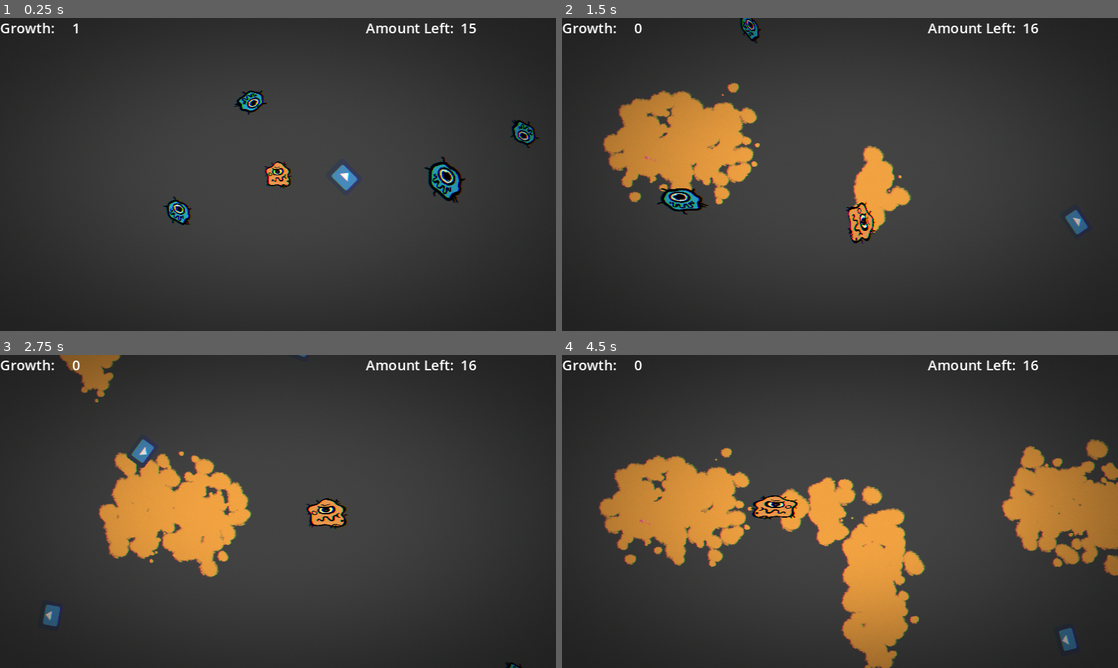
Above: before the commit, frames 1-4 (two rows, left to right).
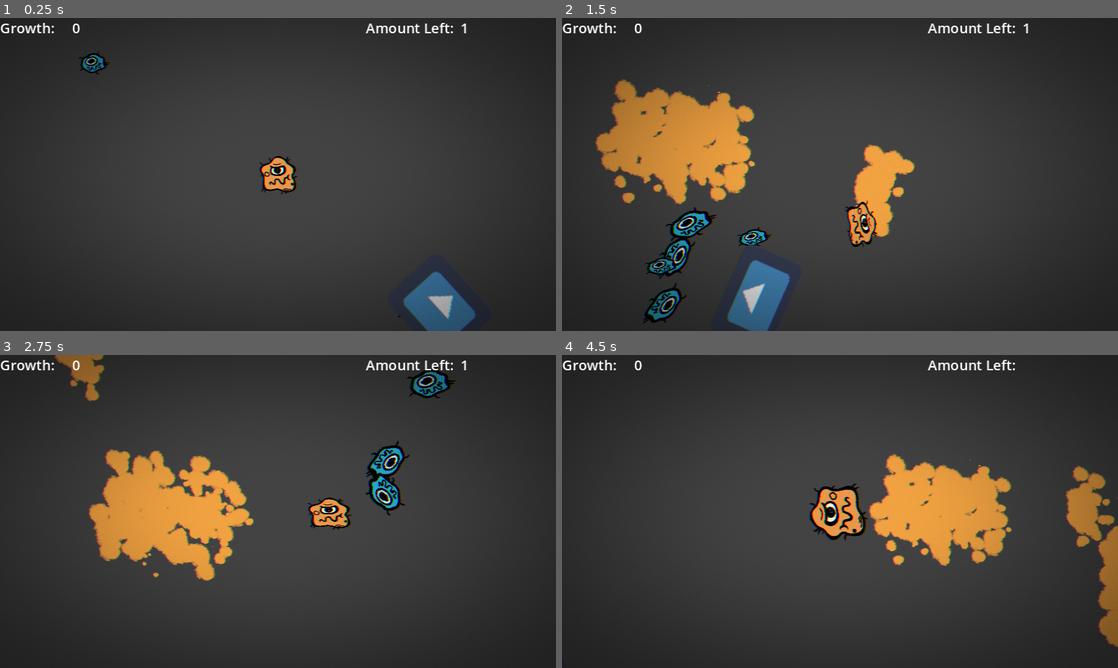
Above: after the commit, the same moments.

Repository: AlexPham0209/DishOut
Game: Godot game, scene res://src/Scenes/Levels/Level1.tscn
Two runs of this game, one before a commit and one after it. Both use one fixed random seed, a clock stepped at 60 frames per second and the inputs below. The project has no main scene, so this scene is started directly. The engine's default icon, where the game draws it, is replaced by a stand-in: a white triangle on a blue panel in a dark square.
Inputs:
- Up to frame 1 (0.25 s): no input
- Up to frame 2 (1.5 s): tap Enter at 0.5 s; hold D (Right) 0.53-1.28 s; tap Space (Interact) at 0.6, 1.35 s; hold S (Down) from 1.28 s (still down)
- Up to frame 3 (2.75 s): release S (Down) at 2.03 s; hold D (Right) from 2.03 s (still down); tap Space (Interact) at 2.1 s
- Up to frame 4 (4.5 s): release D (Right) at 2.78 s; hold W (Up) 2.78-3.53 s; tap Space (Interact) at 2.85, 3.6, 4.35 s; hold A (Left) from 3.53 s (still down)

The runs differ from the first frame. In frame 1, 4.2% of the frame differs, in the area x 13-98%, y 1-100%; in frame 2, 8.4%; in frame 3, 6.2%; in frame 4, 25%, in the area x 6-100%, y 1-100%.

Commit message:
Got basic gameplay loop working

Diff:
--- a/src/Scenes/Enemy/Chaser.tscn
+++ b/src/Scenes/Enemy/Chaser.tscn
@@ -25,7 +25,7 @@
 
 [node name="Attacking" parent="States" index="2" node_paths=PackedStringArray("sprite") instance=ExtResource("3_tb2ki")]
 script = ExtResource("4_mjn46")
-chase_speed = 125.0
+chase_speed = 300.0
 sprite = NodePath("../../Icon")
 
 [editable path="Sight"]
--- a/src/Scenes/Enemy/Grower.tscn
+++ b/src/Scenes/Enemy/Grower.tscn
@@ -6,6 +6,7 @@
 [node name="Grower" instance=ExtResource("1_enx3a")]
 
 [node name="GrowthTimer" parent="." index="4" instance=ExtResource("2_c71ae")]
+wait_time = 5.0
 one_shot = true
 autostart = true
 max_growth = 5
--- a/src/Scenes/Enemy/Splitter.tscn
+++ b/src/Scenes/Enemy/Splitter.tscn
@@ -1,20 +1,72 @@
-[gd_scene load_steps=5 format=3 uid="uid://uv30qc2qalff"]
+[gd_scene load_steps=15 format=3 uid="uid://uv30qc2qalff"]
 
-[ext_resource type="PackedScene" uid="uid://bqdpfstiq5rfb" path="res://src/Scenes/Enemy/Cell.tscn" id="1_wdi83"]
+[ext_resource type="Script" path="res://src/Scripts/Cells/Cell.gd" id="1_4cc73"]
 [ext_resource type="PackedScene" uid="uid://bg573txp5myv0" path="res://src/Scenes/Components/Sight.tscn" id="2_0njqb"]
+[ext_resource type="Texture2D" uid="uid://c8022nv1f3loo" path="res://icon.png" id="2_kpabg"]
 [ext_resource type="Script" path="res://src/Scripts/States/SplitState.gd" id="3_1lm38"]
+[ext_resource type="Script" path="res://src/Scripts/Components/Growth.gd" id="3_2uyyn"]
 [ext_resource type="PackedScene" uid="uid://dcwe2fhdssqod" path="res://src/Scenes/Enemy/Fleer.tscn" id="4_ermjx"]
+[ext_resource type="PackedScene" uid="uid://tv55ugnq6ijl" path="res://src/Scenes/Components/Invincibility.tscn" id="5_36g21"]
+[ext_resource type="Script" path="res://src/Scripts/States/FleeingState.gd" id="5_p07c6"]
+[ext_resource type="PackedScene" uid="uid://dsua2mr50l6wm" path="res://src/Scenes/Components/Hurtbox.tscn" id="6_turbx"]
+[ext_resource type="PackedScene" uid="uid://cd1ne1rmx77gt" path="res://src/Scenes/States/StateMachine.tscn" id="7_jn7cr"]
+[ext_resource type="Script" path="res://src/Scripts/States/StateMachine.gd" id="8_imgqp"]
+[ext_resource type="PackedScene" uid="uid://b2ks2vr8d0vqd" path="res://src/Scenes/States/State.tscn" id="9_ljqtn"]
+[ext_resource type="Script" path="res://src/Scripts/States/RoamingState.gd" id="10_h02to"]
 
-[node name="Splitter" instance=ExtResource("1_wdi83")]
+[sub_resource type="RectangleShape2D" id="RectangleShape2D_hlr45"]
+size = Vector2(32, 32)
+
+[node name="Splitter" type="CharacterBody2D"]
+collision_layer = 2
+collision_mask = 16
+script = ExtResource("1_4cc73")
+death_state = "Split"
 growth_rate = 0.05
 
-[node name="Sight" parent="." index="2" node_paths=PackedStringArray("entity", "state_machine") instance=ExtResource("2_0njqb")]
+[node name="Icon" type="Sprite2D" parent="."]
+position = Vector2(0, 1.43051e-06)
+scale = Vector2(0.5, 0.5)
+texture = ExtResource("2_kpabg")
+
+[node name="Growth" type="Node2D" parent="."]
+script = ExtResource("3_2uyyn")
+
+[node name="Sight" parent="." node_paths=PackedStringArray("entity", "state_machine") instance=ExtResource("2_0njqb")]
 entity = NodePath("..")
 state_machine = NodePath("../States")
-reaction_state = "Split"
+reaction_state = "Fleeing"
 
-[node name="Split" type="Node2D" parent="States" index="2"]
+[node name="Invincibility" parent="." instance=ExtResource("5_36g21")]
+
+[node name="Hurtbox" parent="." node_paths=PackedStringArray("growth", "invincibility") instance=ExtResource("6_turbx")]
+growth = NodePath("../Growth")
+invincibility = NodePath("../Invincibility")
+
+[node name="States" parent="." node_paths=PackedStringArray("entity") instance=ExtResource("7_jn7cr")]
+script = ExtResource("8_imgqp")
+initial_state = "Roaming"
+entity = NodePath("..")
+
+[node name="Roaming" parent="States" node_paths=PackedStringArray("sprite") instance=ExtResource("9_ljqtn")]
+script = ExtResource("10_h02to")
+sprite = NodePath("../../Icon")
+distance = 64
+tolerance = 0.5
+speed = 50.0
+
+[node name="Split" type="Node2D" parent="States"]
 script = ExtResource("3_1lm38")
-amount = 10
+amount = 4
 enemy = ExtResource("4_ermjx")
 distance = 32
+
+[node name="Fleeing" type="Node2D" parent="States" node_paths=PackedStringArray("sprite")]
+script = ExtResource("5_p07c6")
+sprite = NodePath("../../Icon")
+chase_speed = 150.0
+
+[node name="CollisionShape2D" type="CollisionShape2D" parent="."]
+shape = SubResource("RectangleShape2D_hlr45")
+
+[connection signal="take_damage" from="Hurtbox" to="." method="damage"]
--- a/src/Scenes/Levels/Level.tscn
+++ b/src/Scenes/Levels/Level.tscn
@@ -1,35 +1,11 @@
-[gd_scene load_steps=15 format=3 uid="uid://dvt6tmyt3u46e"]
+[gd_scene load_steps=9 format=3 uid="uid://dvt6tmyt3u46e"]
 
 [ext_resource type="Shader" path="res://src/Shaders/Vignette.gdshader" id="1_pwt6p"]
 [ext_resource type="Script" path="res://src/Scripts/Level.gd" id="1_r3wpv"]
-[ext_resource type="PackedScene" uid="uid://5iaqrrp5m1ar" path="res://src/Scenes/Enemy/Chaser.tscn" id="1_ry6n2"]
-[ext_resource type="Script" path="res://src/Scripts/LevelGeneration/SpawnData.gd" id="2_lhyli"]
 [ext_resource type="Shader" path="res://src/Shaders/ChromaticAberration.gdshader" id="2_xsx4r"]
-[ext_resource type="PackedScene" uid="uid://dcwe2fhdssqod" path="res://src/Scenes/Enemy/Fleer.tscn" id="3_xicmk"]
 [ext_resource type="Script" path="res://src/Scenes/UI/GrowthText.gd" id="5_r0xt8"]
 [ext_resource type="Script" path="res://src/Scenes/UI/GrowthLeft.gd" id="6_eg2vm"]
 [ext_resource type="PackedScene" uid="uid://c0utwiykrhy5g" path="res://src/Scenes/Amoeba.tscn" id="9_gyysq"]
-
-[sub_resource type="Resource" id="Resource_264hh"]
-script = ExtResource("2_lhyli")
-type = ExtResource("3_xicmk")
-amount = 15
-min_size = 0
-max_size = 5
-
-[sub_resource type="Resource" id="Resource_t5orb"]
-script = ExtResource("2_lhyli")
-type = ExtResource("1_ry6n2")
-amount = 10
-min_size = 10
-max_size = 30
-
-[sub_resource type="Resource" id="Resource_yhsp7"]
-script = ExtResource("2_lhyli")
-type = ExtResource("3_xicmk")
-amount = 15
-min_size = 5
-max_size = 10
 
 [sub_resource type="ShaderMaterial" id="ShaderMaterial_lhn4t"]
 shader = ExtResource("1_pwt6p")
@@ -48,7 +24,7 @@
 [node name="Level" type="Node2D"]
 script = ExtResource("1_r3wpv")
 amount_left = 15
-spawns = Array[ExtResource("2_lhyli")]([SubResource("Resource_264hh"), SubResource("Resource_t5orb"), SubResource("Resource_yhsp7")])
+margin = Vector2(20, 20)
 
 [node name="Enemies" type="Node2D" parent="."]
 
@@ -124,24 +100,58 @@
 [node name="Limits" type="Node2D" parent="."]
 
 [node name="TopLeft" type="Marker2D" parent="Limits"]
+gizmo_extents = 30.0
 
 [node name="BottomRight" type="Marker2D" parent="Limits"]
 position = Vector2(2048, 1024)
+gizmo_extents = 30.0
 
 [node name="Amoeba" parent="." instance=ExtResource("9_gyysq")]
-position = Vector2(123, 143)
+position = Vector2(974, 535)
+cam_growth_rate = 0.05
 
 [node name="Growth" parent="Amoeba" index="4"]
-value = 1
+value = 3
 
-[node name="Fleer" parent="." instance=ExtResource("3_xicmk")]
-position = Vector2(316, 143)
+[node name="SpawnPoints" type="Node2D" parent="."]
 
-[node name="Growth" parent="Fleer" index="1"]
-value = 1
+[node name="Marker2D" type="Marker2D" parent="SpawnPoints"]
+position = Vector2(233, 139)
+
+[node name="Marker2D2" type="Marker2D" parent="SpawnPoints"]
+position = Vector2(461, 471)
+
+[node name="Marker2D3" type="Marker2D" parent="SpawnPoints"]
+position = Vector2(203, 606)
+
+[node name="Marker2D4" type="Marker2D" parent="SpawnPoints"]
+position = Vector2(461, 763)
+
+[node name="Marker2D5" type="Marker2D" parent="SpawnPoints"]
+position = Vector2(1117, 900)
+
+[node name="Marker2D6" type="Marker2D" parent="SpawnPoints"]
+position = Vector2(1748, 851)
+
+[node name="Marker2D8" type="Marker2D" parent="SpawnPoints"]
+position = Vector2(1687, 166)
+
+[node name="Marker2D9" type="Marker2D" parent="SpawnPoints"]
+position = Vector2(2013, 413)
+
+[node name="Marker2D7" type="Marker2D" parent="SpawnPoints"]
+position = Vector2(1618, 535)
+
+[node name="Marker2D10" type="Marker2D" parent="SpawnPoints"]
+position = Vector2(819, 40)
+
+[node name="Marker2D11" type="Marker2D" parent="SpawnPoints"]
+position = Vector2(203, 900)
+
+[node name="AnimationPlayer" type="AnimationPlayer" parent="."]
+
+[connection signal="update_amount_left" from="." to="UI/GrowthLeft" method="change_text"]
 
 [editable path="Amoeba"]
 [editable path="Amoeba/Hurtbox"]
 [editable path="Amoeba/Abilities/BoostAbility"]
-[editable path="Fleer"]
-[editable path="Fleer/Sight"]
--- a/src/Scenes/Levels/Level1.tscn
+++ b/src/Scenes/Levels/Level1.tscn
@@ -1,8 +1,44 @@
-[gd_scene load_steps=2 format=3 uid="uid://8syuojrdilr3"]
+[gd_scene load_steps=8 format=3 uid="uid://8syuojrdilr3"]
 
 [ext_resource type="PackedScene" uid="uid://dvt6tmyt3u46e" path="res://src/Scenes/Levels/Level.tscn" id="1_fn4pg"]
+[ext_resource type="Script" path="res://src/Scripts/LevelGeneration/SpawnData.gd" id="2_wki27"]
+[ext_resource type="PackedScene" uid="uid://dcwe2fhdssqod" path="res://src/Scenes/Enemy/Fleer.tscn" id="3_owmdx"]
+[ext_resource type="PackedScene" uid="uid://5iaqrrp5m1ar" path="res://src/Scenes/Enemy/Chaser.tscn" id="4_mvqcm"]
+[ext_resource type="PackedScene" uid="uid://c8lqggvyggc5y" path="res://src/Scenes/Levels/Level2.tscn" id="5_vvvou"]
+
+[sub_resource type="Resource" id="Resource_0lobg"]
+script = ExtResource("2_wki27")
+type = ExtResource("3_owmdx")
+amount = 30
+min_size = 0
+max_size = 1
+
+[sub_resource type="Resource" id="Resource_pi8i7"]
+script = ExtResource("2_wki27")
+type = ExtResource("4_mvqcm")
+amount = 5
+min_size = 3
+max_size = 5
 
 [node name="Level1" instance=ExtResource("1_fn4pg")]
+amount_left = 1
+spawns = Array[ExtResource("2_wki27")]([SubResource("Resource_0lobg"), SubResource("Resource_pi8i7")])
+next_level = ExtResource("5_vvvou")
+
+[node name="Growth" parent="Amoeba" index="4"]
+value = 1
+
+[node name="Marker2D12" type="Marker2D" parent="SpawnPoints" index="4"]
+position = Vector2(594, 642)
+
+[node name="Marker2D14" type="Marker2D" parent="SpawnPoints" index="6"]
+position = Vector2(1143, 685)
+
+[node name="Marker2D15" type="Marker2D" parent="SpawnPoints" index="7"]
+position = Vector2(732, 391)
+
+[node name="Marker2D13" type="Marker2D" parent="SpawnPoints" index="13"]
+position = Vector2(1143, 239)
 
 [editable path="Amoeba"]
 [editable path="Amoeba/Hurtbox"]
--- /dev/null
+++ b/src/Scenes/Levels/Level2.tscn
@@ -0,0 +1,51 @@
+[gd_scene load_steps=11 format=3 uid="uid://c8lqggvyggc5y"]
+
+[ext_resource type="PackedScene" uid="uid://dvt6tmyt3u46e" path="res://src/Scenes/Levels/Level.tscn" id="1_2x1td"]
+[ext_resource type="Script" path="res://src/Scripts/LevelGeneration/SpawnData.gd" id="2_dbj24"]
+[ext_resource type="PackedScene" uid="uid://uv30qc2qalff" path="res://src/Scenes/Enemy/Splitter.tscn" id="3_x6mjk"]
+[ext_resource type="PackedScene" uid="uid://dcwe2fhdssqod" path="res://src/Scenes/Enemy/Fleer.tscn" id="4_d8kr7"]
+[ext_resource type="PackedScene" uid="uid://5iaqrrp5m1ar" path="res://src/Scenes/Enemy/Chaser.tscn" id="5_5ctfl"]
+
+[sub_resource type="Resource" id="Resource_w0j33"]
+script = ExtResource("2_dbj24")
+type = ExtResource("3_x6mjk")
+amount = 20
+min_size = 0
+max_size = 1
+
+[sub_resource type="Resource" id="Resource_v8fdn"]
+script = ExtResource("2_dbj24")
+type = ExtResource("4_d8kr7")
+amount = 10
+min_size = 4
+max_size = 8
+
+[sub_resource type="Resource" id="Resource_pgh2o"]
+script = ExtResource("2_dbj24")
+type = ExtResource("5_5ctfl")
+amount = 15
+min_size = 0
+max_size = 5
+
+[sub_resource type="Resource" id="Resource_6rxg6"]
+script = ExtResource("2_dbj24")
+type = ExtResource("5_5ctfl")
+amount = 10
+min_size = 5
+max_size = 10
+
+[sub_resource type="Resource" id="Resource_iri3h"]
+script = ExtResource("2_dbj24")
+type = ExtResource("3_x6mjk")
+amount = 10
+min_size = 5
+max_size = 10
+
+[node name="Level2" instance=ExtResource("1_2x1td")]
+amount_left = 50
+spawns = Array[ExtResource("2_dbj24")]([SubResource("Resource_w0j33"), SubResource("Resource_v8fdn"), SubResource("Resource_pgh2o"), SubResource("Resource_6rxg6"), SubResource("Resource_iri3h")])
+margin = Vector2(64, 64)
+
+[editable path="Amoeba"]
+[editable path="Amoeba/Hurtbox"]
+[editable path="Amoeba/Abilities/BoostAbility"]
--- /dev/null
+++ b/src/Scenes/Levels/Level3.tscn
@@ -0,0 +1,68 @@
+[gd_scene load_steps=13 format=3 uid="uid://7k5nu5ldurte"]
+
+[ext_resource type="PackedScene" uid="uid://dvt6tmyt3u46e" path="res://src/Scenes/Levels/Level.tscn" id="1_svtyb"]
+[ext_resource type="Script" path="res://src/Scripts/LevelGeneration/SpawnData.gd" id="2_8dhm1"]
+[ext_resource type="PackedScene" uid="uid://dcwe2fhdssqod" path="res://src/Scenes/Enemy/Fleer.tscn" id="3_j8cad"]
+[ext_resource type="PackedScene" uid="uid://5iaqrrp5m1ar" path="res://src/Scenes/Enemy/Chaser.tscn" id="4_5i42m"]
+[ext_resource type="PackedScene" uid="uid://uv30qc2qalff" path="res://src/Scenes/Enemy/Splitter.tscn" id="5_6au43"]
+[ext_resource type="PackedScene" uid="uid://svqfj24tt0ep" path="res://src/Scenes/Enemy/Grower.tscn" id="6_pm8vb"]
+
+[sub_resource type="Resource" id="Resource_5y733"]
+script = ExtResource("2_8dhm1")
+type = ExtResource("3_j8cad")
+amount = 15
+min_size = 0
+max_size = 3
+
+[sub_resource type="Resource" id="Resource_oj0x8"]
+script = ExtResource("2_8dhm1")
+type = ExtResource("3_j8cad")
+amount = 5
+min_size = 5
+max_size = 10
+
+[sub_resource type="Resource" id="Resource_8icig"]
+script = ExtResource("2_8dhm1")
+type = ExtResource("4_5i42m")
+amount = 5
+min_size = 5
+max_size = 7
+
+[sub_resource type="Resource" id="Resource_slqev"]
+script = ExtResource("2_8dhm1")
+type = ExtResource("4_5i42m")
+amount = 3
+min_size = 10
+max_size = 12
+
+[sub_resource type="Resource" id="Resource_3r3gf"]
+script = ExtResource("2_8dhm1")
+type = ExtResource("5_6au43")
+amount = 5
+min_size = 5
+max_size = 7
+
+[sub_resource type="Resource" id="Resource_aplfi"]
+script = ExtResource("2_8dhm1")
+type = ExtResource("6_pm8vb")
+amount = 10
+min_size = 0
+max_size = 0
+
+[node name="Level3" instance=ExtResource("1_svtyb")]
+amount_left = 35
+spawns = Array[ExtResource("2_8dhm1")]([SubResource("Resource_5y733"), SubResource("Resource_oj0x8"), SubResource("Resource_8icig"), SubResource("Resource_slqev"), SubResource("Resource_3r3gf"), SubResource("Resource_aplfi")])
+margin = Vector2(64, 64)
+
+[node name="Grower" parent="Enemies" index="0" instance=ExtResource("6_pm8vb")]
+position = Vector2(1226, 567)
+
+[node name="Growth" parent="Enemies/Grower" index="1"]
+value = 3
+
+[connection signal="grow" from="Enemies/Grower/GrowthTimer" to="Enemies/Grower" method="grow"]
+
+[editable path="Enemies/Grower"]
+[editable path="Amoeba"]
+[editable path="Amoeba/Hurtbox"]
+[editable path="Amoeba/Abilities/BoostAbility"]
--- a/src/Scenes/UI/GrowthLeft.gd
+++ b/src/Scenes/UI/GrowthLeft.gd
@@ -2,8 +2,6 @@
 
 @onready var score = $Score
 
-func _ready() -> void:
-	Global.grow.connect(change_text)
-
 func change_text(amount):
-	score.text = str(Global.amount_left - amount + 1)
+	if score != null:
+		score.text = str(amount)
--- a/src/Scenes/UI/GrowthText.gd
+++ b/src/Scenes/UI/GrowthText.gd
@@ -1,8 +1,12 @@
 extends Control
 
 @onready var score = $Score
+var growth = 0
+
 func _ready() -> void:
 	Global.grow.connect(change_text)
+	score.text = str(growth)
 
 func change_text(amount):
-	score.text = str(amount)
+	growth += amount
+	score.text = str(growth)
--- a/src/Scripts/Cells/Amoeba.gd
+++ b/src/Scripts/Cells/Amoeba.gd
@@ -29,9 +29,12 @@
 
 func _ready() -> void:
 	start_speed = speed
+	start_scale = scale
+	start_zoom = camera.zoom
+	self.scale = start_scale + (Vector2(scale_growth_rate, scale_growth_rate) * growth.value)
+	camera.zoom = start_zoom - (Vector2(cam_growth_rate, cam_growth_rate) * growth.value)
 	Global.player = self
 	ability.entity = self
-	Global.grow.emit.call_deferred(growth.value)
 
 
 func _physics_process(delta: float) -> void:
@@ -81,25 +84,22 @@
 	growth.value += amount
 	camera.screen_shake()
 
-	if growth.value >= max_growth:
-		print("Max growth.  Continue to next level")
-		return
-
-	if growth.value < 0:
+	if growth.value <= 0:
 		queue_free()
 
 	notify_cells.emit()
-	Global.grow.emit(growth.value)
+	Global.grow.emit(amount)
 
-	#Calculate new scale
-	var new_scale = scale + Vector2(scale_growth_rate, scale_growth_rate)
-	var factor = 0.01 if camera.zoom <= Vector2(0.75, 0.75) else 0.1
-	var new_zoom = (camera.zoom - Vector2(factor, factor)).clamp(Vector2(min, min), Vector2.ONE)
+	var new_scale = start_scale + (Vector2(scale_growth_rate, scale_growth_rate) * growth.value)
+
+	var change = 0.1/growth.value
+	var new_zoom = start_zoom - (Vector2(0.1, 0.1) * growth.value) if camera.zoom >= Vector2(0.75, 0.75) else \
+		Vector2(0.75, 0.75) - (Vector2(0.025, 0.025) * (growth.value + int(change) - 1))
 
 	#Procedurally animate the scale of the player and the zoom of the camera to new sizes
 	scale_tween = create_tween()
 	scale_tween.parallel().tween_property(self, "scale", new_scale, 1.0). \
 		set_ease(Tween.EASE_OUT).set_trans(Tween.TRANS_SINE)
-	scale_tween.parallel().tween_property(camera, "zoom", new_zoom, 1.0). \
+	scale_tween.parallel().tween_property(camera, "zoom", new_zoom.clamp(Vector2(0.25, 0.25), Vector2.ONE), 1.0). \
 		set_ease(Tween.EASE_OUT).set_trans(Tween.TRANS_SINE)
 	scale_tween.play()
--- a/src/Scripts/Cells/Cell.gd
+++ b/src/Scripts/Cells/Cell.gd
@@ -3,10 +3,10 @@
 
 @export var margin : Vector2 = Vector2(0.25, 0.25)
 @onready var state_machine : StateMachine = $States
-@onready var death_state : State = $States/Death
 @onready var sprite : Sprite2D = $Icon
 @onready var growth = $Growth
 @onready var invincibility : Invincibility = $Invincibility
+@export var death_state : String = "Death"
 var walk_tween : Tween
 var playing : bool = false
 
@@ -17,12 +17,13 @@
 signal eaten
 
 func _ready() -> void:
-	self.scale = self.scale + (Vector2(growth_rate, growth_rate) * growth.value)
+	start_scale = self.scale
+	self.scale = start_scale + (Vector2(growth_rate, growth_rate) * growth.value)
 
 func _process(delta: float) -> void:
 	if velocity != Vector2.ZERO:
 		walk_animation()
-	else:
+	elif walk_tween != null:
 		walk_tween.stop()
 
 	move_and_slide()
@@ -46,14 +47,14 @@
 
 func damage():
 	eaten.emit()
-	state_machine.transition_to("Death", {})
+	state_machine.transition_to(death_state, {})
 
 func grow(amount):
 	#Once reached max growth, then go to the next level
 	growth.value += amount
 
 	#Calculate new scale
-	var new_scale = start_scale + (growth.get_vector() * growth_rate)
+	var new_scale = start_scale + (Vector2(growth_rate, growth_rate) * growth.value)
 	#Procedurally animate the scale of the player and the zoom of the camera to new sizes
 	scale_tween = create_tween()
 	scale_tween.tween_property(self, "scale", new_scale, 1.0). \
--- a/src/Scripts/Components/Hurtbox.gd
+++ b/src/Scripts/Components/Hurtbox.gd
@@ -13,7 +13,7 @@
 
 	var body = get_overlapping_areas()[0] as Hurtbox
 
-	if growth.value > body.growth.value:
+	if growth.value >= body.growth.value:
 		return
 
 	take_damage.emit()
--- a/src/Scripts/Components/SpawnTimer.gd
+++ b/src/Scripts/Components/SpawnTimer.gd
@@ -7,5 +7,6 @@
 	var i = randi() % enemies.size()
 	var instance = enemies[i].instantiate() as Cell
 	instance.global_position = owner.global_position + Vector2(randf_range(-distance, distance), randf_range(-distance, distance))
-	get_tree().current_scene.add_child(instance)
+	if get_tree() != null:
+		get_tree().root.add_child(instance)
 	instance.invincibility.start_invincibility()
--- a/src/Scripts/Level.gd
+++ b/src/Scripts/Level.gd
@@ -1,12 +1,25 @@
 extends Node2D
 
-@export var amount_left : int
+@export var amount_left : int :
+	set(value):
+		amount_left = value
+		set_amount_left(value)
+	get:
+		return amount_left
+
 @export var spawns : Array[SpawnData]
+
+@export var next_level : PackedScene
+@export var margin : Vector2 = Vector2(0, 0)
+
+@onready var spawn_points = $SpawnPoints
 @onready var top_left : Marker2D = $Limits/TopLeft
 @onready var bottom_right : Marker2D = $Limits/BottomRight
 
+signal update_amount_left(value)
+
 func _ready() -> void:
-	Global.amount_left = amount_left
+	Global.grow.connect(subtract_growth)
 	spawn_enemies()
 
 func spawn_enemies():
@@ -16,9 +29,26 @@
 
 		for i in range(amount):
 			var instance = type.instantiate() as Cell
-			var x = randf_range(top_left.global_position.x, bottom_right.global_position.x)
-			var y = randf_range(bottom_right.global_position.y, top_left.global_position.y)
-			var growth = randi_range(data.min_size, data.max_size) - 1
+			var spawn_point = spawn_points.get_children().pick_random()
+			var x = spawn_point.global_position.x + randf_range(0, margin.x)
+			var y = spawn_point.global_position.y + randf_range(0, margin.y)
+			var growth = randi_range(data.min_size, data.max_size)
 
 			instance.global_position = Vector2(x, y)
-			get_tree().current_scene.add_child(instance)
+			instance.scale = instance.scale + (Vector2(instance.growth_rate, instance.growth_rate) * growth)
+			get_tree().current_scene.get_node("Enemies").add_child(instance)
+			instance.growth.value = growth
+
+func subtract_growth(amount):
+	amount_left -= amount
+
+func set_amount_left(value):
+	update_amount_left.emit.call_deferred(value)
+
+	if amount_left <= 0:
+		finish_level()
+		return
+
+
+func finish_level():
+	get_tree().change_scene_to_packed(next_level)
--- a/src/Scripts/States/DeathState.gd
+++ b/src/Scripts/States/DeathState.gd
@@ -11,6 +11,8 @@
 
 	var instance = blood.instantiate()
 	instance.global_position = owner.global_position
-	get_tree().current_scene.add_child(instance)
-	get_tree().current_scene.move_child(instance, 0)
+
+	if get_tree() != null:
+		get_tree().root.add_child(instance)
+		get_tree().root.move_child(instance, 0)
 	entity.queue_free()
--- a/src/Scripts/States/FleeingState.gd
+++ b/src/Scripts/States/FleeingState.gd
@@ -5,6 +5,8 @@
 
 
 func physics_update(delta):
+	if entity == null:
+		return
 	var e = entity as Cell
 	var direction : Vector2 = (Global.player.global_position - e.global_position).normalized()
 	e.velocity = -direction * chase_speed
--- a/src/Scripts/States/SplitState.gd
+++ b/src/Scripts/States/SplitState.gd
@@ -8,7 +8,8 @@
 	for i in range(amount):
 		var instance = enemy.instantiate() as Cell
 		instance.global_position = owner.global_position + Vector2(randf_range(-distance, distance), randf_range(-distance, distance))
-		get_tree().current_scene.add_child(instance)
+		if get_tree() != null:
+			get_tree().root.add_child(instance)
 		instance.state_machine.transition_to("Fleeing", {})
 		instance.invincibility.start_invincibility()
 	owner.queue_free()
--- a/src/Scripts/Trail/Trail.gd
+++ b/src/Scripts/Trail/Trail.gd
@@ -6,5 +6,6 @@
 func _on_timeout() -> void:
 	var instance = texture.instantiate()
 	instance.global_position = self.global_position
-	get_tree().current_scene.add_child(instance)
-	get_tree().current_scene.move_child(instance, 0)
+	if get_tree() != null:
+		get_tree().root.add_child(instance)
+		get_tree().root.move_child(instance, 0)
